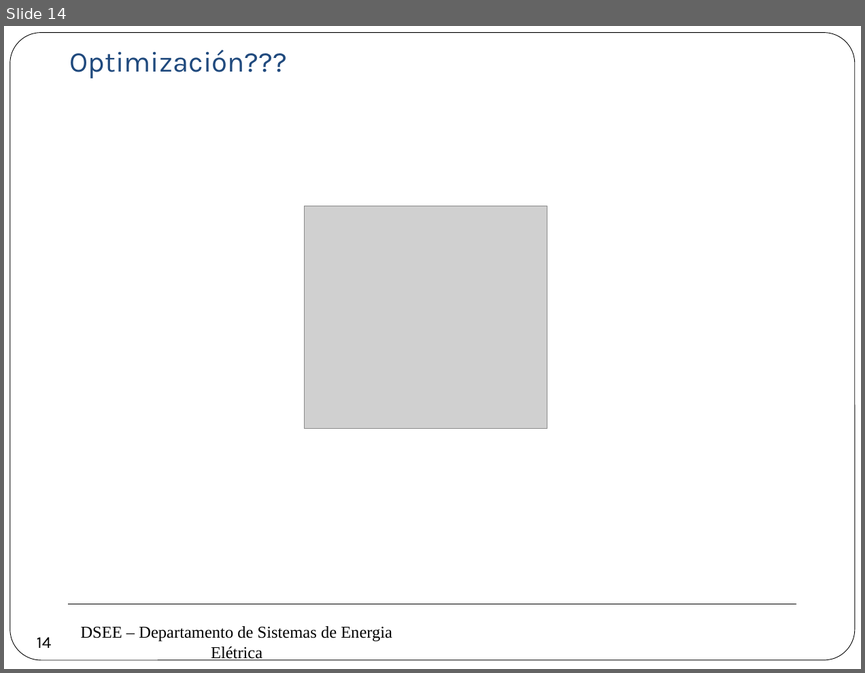
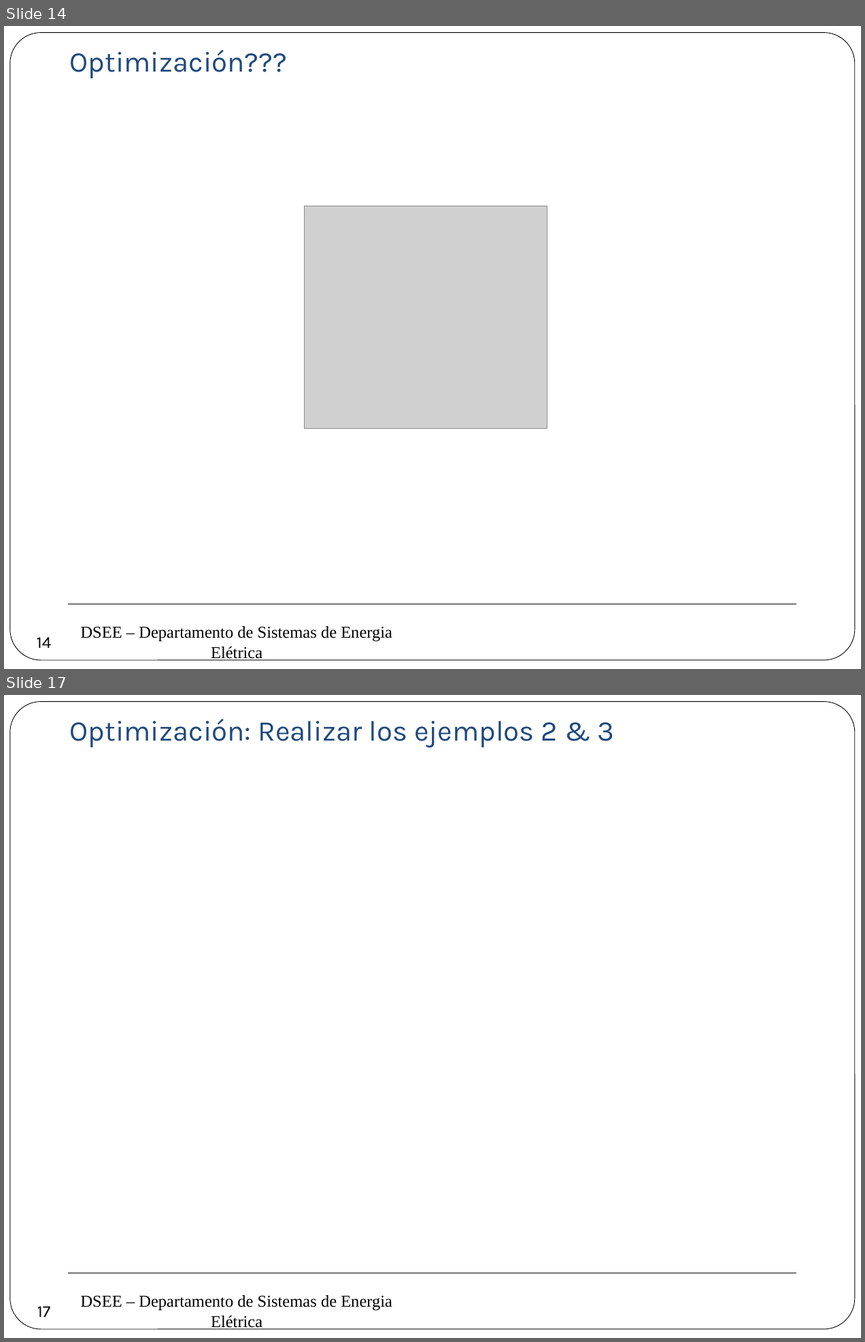
Before and after one commit to erikfilias/Power-Systems-Optimization-using-Julia-Language, a slide deck: 1. Lectures/Introducción a la Optimización aplicada a Sistemas de Energía Eléctrica/Dia 1/2. Modelamiento & Optimización.pptx. Shown one above the other, each under a label of ours: slide 14 before the commit, slides 14 and 17 after it; the slides between them are not shown. The pictures are 865x673 and 865x1342 pixels, drawn with LibreOffice and Linux fonts; fonts in the diff are those of the drawing; grey boxes stand for pictures; background and template pictures are left out. Boxes give left, top, right and bottom in pixels: in the first picture for what was removed or moved away, otherwise in the second. Text is boxed around its words. In the diff, an @@ line names an element or a change of style, - is before the commit and + after.

```diff
--- a/1. Lectures/Introducción a la Optimización aplicada a Sistemas de Energía Eléctrica/Dia 1/2. Modelamiento & Optimización.pptx
+++ b/1. Lectures/Introducción a la Optimización aplicada a Sistemas de Energía Eléctrica/Dia 1/2. Modelamiento & Optimización.pptx
@@ slide 17 added at box(4, 695, 861, 1338), background #FFFFFF; not listed: 3 template elements that a slide beside it also shows @@
@@ text added at box(70, 719, 615, 748), 24 pt, text #1F497D @@
+Optimización: Realizar los ejemplos 2 & 3
@@ page number added at box(28, 1294, 60, 1327), 14 pt, text #000000 @@
+17
```
Also in this commit, not shown: 10 slides changed, 16 other slides added.
